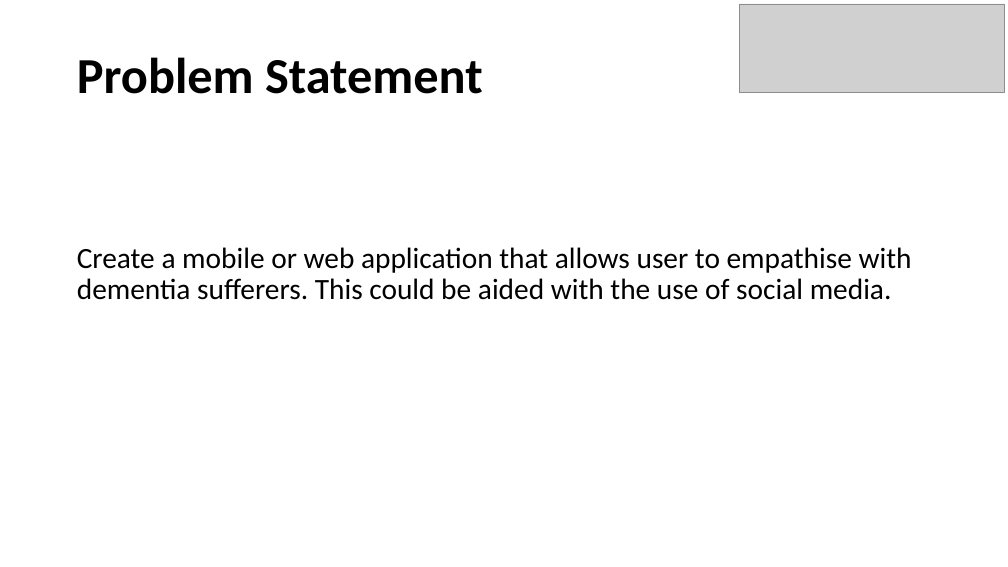
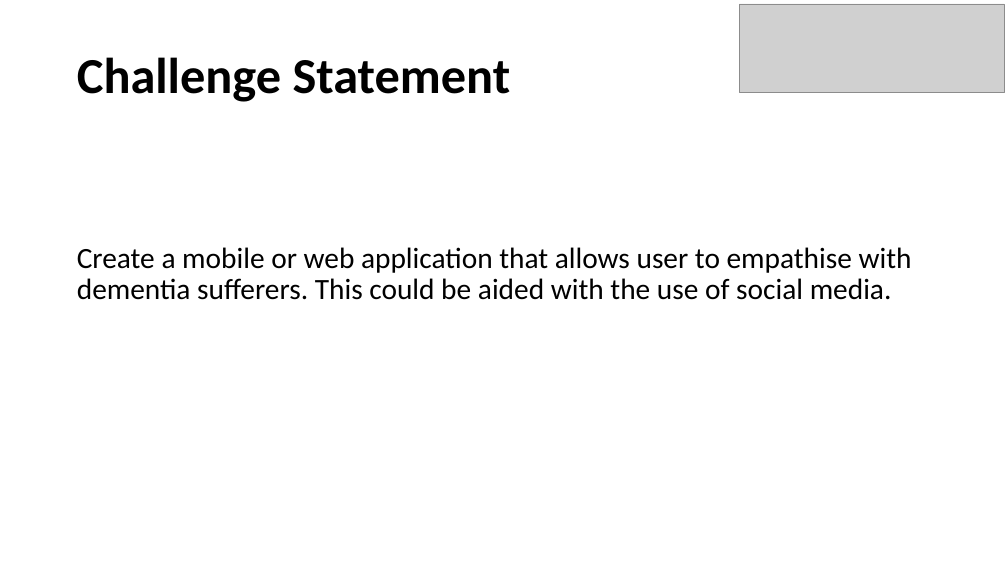
Before and after one commit to Ldn2016/team-11, a slide deck: slide 3 of _presentation/Team 11 Presentation.pptx. Drawn at 1008x567 pixels with LibreOffice and Linux fonts; fonts in the diff are those of the drawing; grey boxes stand for pictures. Boxes give left, top, right and bottom in pixels: in the first picture for what was removed or moved away, otherwise in the second. Text is boxed around its words. In the diff, an @@ line names an element or a change of style, - is before the commit and + after.

```diff
--- a/_presentation/Team 11 Presentation.pptx
+++ b/_presentation/Team 11 Presentation.pptx
@@ title at box(77, 57, 511, 102): text changed @@
-Problem Statement
+Challenge Statement
```
Also in this commit, not shown: 7 other slides changed, 1 slide added, 2 slides removed.
